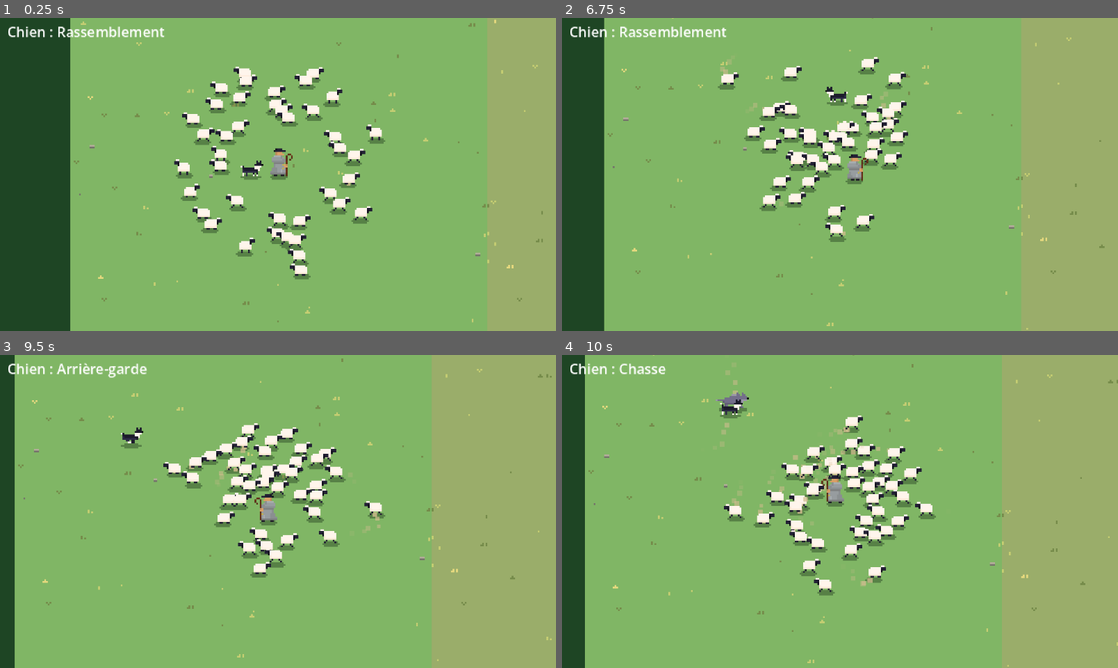
Above: before the commit, frames 1-4 (two rows, left to right).
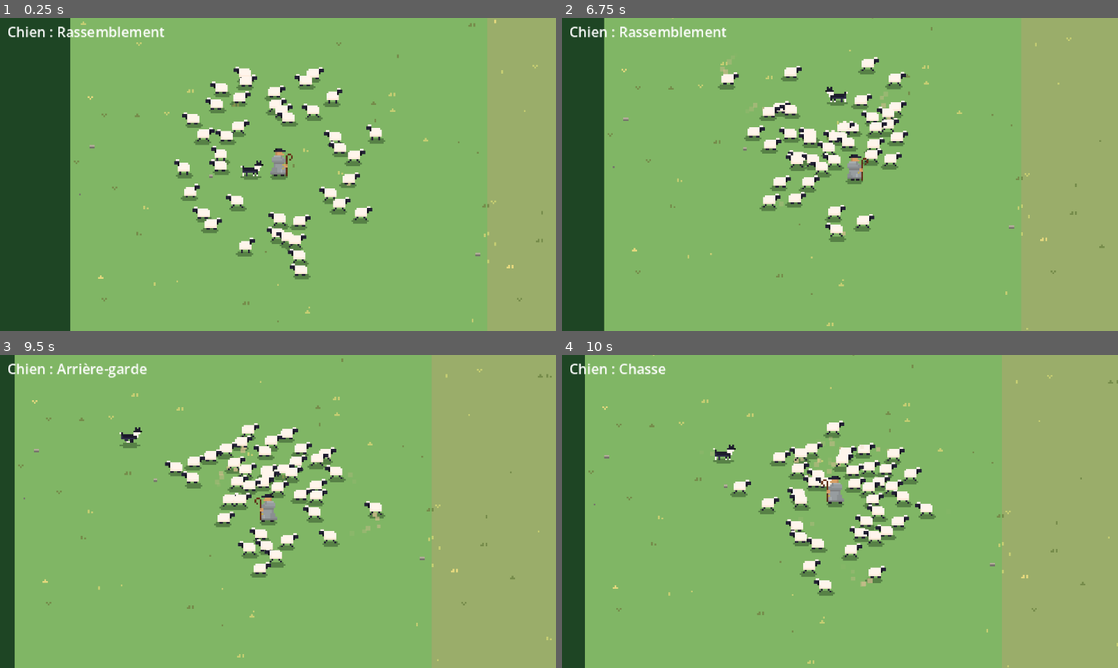
Above: after the commit, the same moments.

Repository: jaimegomesparente/wooly-caravan
Game: Godot game, scene res://scenes/main/main.tscn
Two runs of this game, one before a commit and one after it. Both use one fixed random seed, a clock stepped at 60 frames per second and the inputs below.
Inputs (mouse positions are in pixels of both pictures, inside the frame that each line leads up to):
- Up to frame 1 (0.25 s): no input
- Up to frame 2 (6.75 s): move the mouse to (962, 158) at 0.52 s; hold Right (move_right) 0.53-1.28 s; tap Space (dog_mode) at 0.6, 2.85, 5.1 s; move the mouse to (728, 190) at 1.27 s; hold Down (move_down) 1.28-2.03 s; tap Mouse wheel up (zoom_in) at 1.35, 5.85 s; move the mouse to (895, 105) at 2.02 s; hold Right (move_right) 2.03-2.78 s; hold Mouse wheel down (zoom_out) 2.03-2.78 s; move the mouse to (812, 237) at 2.77 s; hold Up (move_up) 2.78-3.53 s; move the mouse to (1006, 221) at 3.52 s; hold Mouse wheel up (zoom_in) 3.53-4.28 s; hold Left (move_left) 3.53-5.03 s; move the mouse to (673, 127) at 4.27 s; tap Mouse wheel down (zoom_out) at 4.35 s; move the mouse to (867, 174) at 5.02 s; hold Down (move_down) 5.03-5.78 s; move the mouse to (756, 96) at 5.77 s; hold Right (move_right) 5.78-6.53 s; move the mouse to (962, 158) at 6.52 s; hold Up (move_up) from 6.53 s (still down); hold Mouse wheel down (zoom_out) from 6.53 s (still down)
- Up to frame 3 (9.5 s): move the mouse to (166, 527) at 7.27 s; release Up (move_up) at 7.28 s; release Mouse wheel down (zoom_out) at 7.28 s; hold Right (move_right) 7.28-8.03 s; tap Space (dog_mode) at 7.35 s; move the mouse to (333, 442) at 8.02 s; hold Down (move_down) 8.03-8.78 s; hold Mouse wheel up (zoom_in) 8.03-8.78 s; move the mouse to (250, 574) at 8.77 s; hold Left (move_left) from 8.78 s (still down); tap Mouse wheel down (zoom_out) at 8.85 s
- Up to frame 4 (10 s): move the mouse to (1006, 558) at 9.52 s; release Left (move_left) at 9.53 s; hold Up (move_up) from 9.53 s (still down); tap Space (dog_mode) at 9.6 s

Frames 1-2 are identical in both runs. In frame 3, 0.2% of the frame differs, in the area x 21-46%, y 23-40%; in frame 4, 3.7%, in the area x 4-100%, y 2-100%.

Commit message:
feat(wolf): attack director sends wolf packs along the trip

Diff:
--- a/entities/wolf/wolf.gd
+++ b/entities/wolf/wolf.gd
@@ -1,14 +1,17 @@
 class_name Wolf
 extends CharacterBody2D
-## Comes out of the forest edge beside the most isolated sheep and howls there with a blinking "!"
-## (at the screen edge while the wolf is off screen), charges until it catches a sheep, then backs
-## away to the nearest edge, dragging it. The shepherd frees it by reaching the wolf first; once the
-## sheep crosses the edge, it is lost. A bark from the dog makes it drop the sheep or give up.
+## Sent by the AttackDirector for one attack: comes out of a forest edge beside the most isolated
+## sheep on its side of the flock and howls there with a blinking "!" (at the screen edge while the
+## wolf is off screen), charges until it catches a sheep, then backs away to the nearest edge,
+## dragging it. The shepherd frees it by reaching the wolf first; once the sheep crosses the edge,
+## it is lost. A bark from the dog makes it drop the sheep or give up. Gone once out of sight.
 
 signal sheep_captured(sheep: Sheep)
 signal sheep_lost(sheep: Sheep)
 
-enum State { HIDDEN, PROWL, TELEGRAPH, CHARGE, CARRY, LEAVE }
+enum State { WAITING, PROWL, TELEGRAPH, CHARGE, CARRY, LEAVE }
+## Which forest edge it comes out of: the one nearest its target, or a given one.
+enum Edge { NEAREST, TOP, BOTTOM }
 
 ## Spawns and despawns this far (px) outside the visible screen.
 const OFFSCREEN_MARGIN := 24.0
@@ -24,7 +27,9 @@
 
 @export var data: EnemyData
 
-var _state: State = State.HIDDEN
+var _state: State = State.WAITING
+## Its forest edge, and its half of the flock (top or bottom) when picking a target.
+var _edge: Edge = Edge.NEAREST
 var _timer: float = 0.0
 var _heading: float = 0.0
 var _leave_speed: float = 0.0
@@ -37,8 +42,20 @@
 @onready var _prey_point: Marker2D = $PreyPoint
 
 
-func _ready() -> void:
-	_hide(data.first_attack_delay)
+## Starts the attack from `edge`; returns the edge taken (never NEAREST). With no sheep left, the
+## wolf is freed at once.
+func attack(edge: Edge = Edge.NEAREST) -> Edge:
+	_edge = edge
+	_target = _most_isolated_sheep()
+	if _target == null:
+		queue_free()
+		return Edge.TOP
+	if _edge == Edge.NEAREST:
+		var band := _band()
+		var y := _target.global_position.y
+		_edge = Edge.TOP if y - band.position.y < band.end.y - y else Edge.BOTTOM
+	_appear()
+	return _edge
 
 
 ## True while charging or dragging a sheep: nearby sheep panic.
@@ -67,9 +84,8 @@
 		_prey = null
 	_timer -= delta
 	match _state:
-		State.HIDDEN:
-			if _timer <= 0.0:
-				_appear()
+		State.WAITING:
+			return
 		State.PROWL:
 			_prowl(delta)
 		State.TELEGRAPH:
@@ -88,7 +104,7 @@
 			_drag_prey()
 			var out_of_band := not _band().has_point(global_position)
 			if out_of_band and not _view_rect().grow(OFFSCREEN_MARGIN).has_point(global_position):
-				_hide(data.attack_interval)
+				_vanish()
 	move_and_slide()
 	_update_facing()
 	_update_animation()
@@ -109,18 +125,13 @@
 
 
 func _appear() -> void:
-	_target = _most_isolated_sheep()
-	if _target == null:
-		_timer = data.attack_interval
-		return
 	var view := _view_rect()
 	var trail := _trail()
 	if trail:
-		# Come out of the forest edge nearest the target, beside it and out of sight.
+		# Come out of its forest edge, beside the target and out of sight.
 		var band := trail.bounds()
 		var x := clampf(_target.global_position.x + randf_range(-40.0, 40.0), band.position.x, band.end.x)
-		var from_top := _target.global_position.y - band.position.y < band.end.y - _target.global_position.y
-		var y := minf(band.position.y, view.position.y) - OFFSCREEN_MARGIN if from_top \
+		var y := minf(band.position.y, view.position.y) - OFFSCREEN_MARGIN if _edge == Edge.TOP \
 				else maxf(band.end.y, view.end.y) + OFFSCREEN_MARGIN
 		global_position = Vector2(x, y)
 	else:
@@ -225,15 +236,11 @@
 	_state = State.LEAVE
 
 
-func _hide(delay: float) -> void:
+## Out of sight after the attack: gone, with the lost sheep it may still drag.
+func _vanish() -> void:
 	if _prey:
 		_prey.queue_free()
-		_prey = null
-	_state = State.HIDDEN
-	_timer = delay
-	_target = null
-	velocity = Vector2.ZERO
-	visible = false
+	queue_free()
 
 
 ## Turn toward `direction` at a limited rate and move at `speed`.
@@ -267,16 +274,25 @@
 		_sprite.play(animation)
 
 
-## The sheep farthest from the flock center (stragglers first).
+## The sheep farthest from the flock center (stragglers first), in the wolf's half of the flock
+## (any sheep when that half is empty or the side is not chosen yet).
 func _most_isolated_sheep() -> Sheep:
 	var center := _flock_center()
 	var best: Sheep = null
 	var farthest := -1.0
 	for sheep: Sheep in get_tree().get_nodes_in_group("sheep"):
+		var above := sheep.global_position.y <= center.y
+		if (_edge == Edge.TOP and not above) or (_edge == Edge.BOTTOM and above):
+			continue
 		var distance := sheep.global_position.distance_to(center)
 		if distance > farthest:
 			farthest = distance
 			best = sheep
+	if best == null and _edge != Edge.NEAREST:
+		var edge := _edge
+		_edge = Edge.NEAREST
+		best = _most_isolated_sheep()
+		_edge = edge
 	return best
 
 
--- a/resources/enemy_data.gd
+++ b/resources/enemy_data.gd
@@ -1,10 +1,5 @@
 class_name EnemyData
 extends Resource
-
-@export_group("Timing")
-## Seconds before the first attack, then between the end of an attack and the next one.
-@export var first_attack_delay: float = 6.0
-@export var attack_interval: float = 12.0
 
 @export_group("Approach")
 ## Walking speed (px/s) while coming in from off-screen, and when leaving empty-handed.
--- /dev/null
+++ b/scenes/main/attack_director.gd
@@ -0,0 +1,46 @@
+class_name AttackDirector
+extends Node
+## Sends the wolf packs of the trip. The attack points are spread evenly between the start and the
+## end pastures; each time the shepherd passes the next one, and no wolf is left from the previous
+## attack, that pack comes out, its wolves alternating between the top and bottom forest edges.
+
+signal sheep_lost(sheep: Sheep)
+
+@export var wolf_scene: PackedScene
+## Number of wolves of each attack, in order (one attack per entry).
+@export var packs: Array[int] = [1, 2, 2]
+## Delay (s) between two wolves of a pack coming out, so each howl can be read.
+@export var pack_stagger: float = 1.5
+
+var _next_attack: int = 0
+## True while a pack is still coming out.
+var _sending: bool = false
+
+
+func _physics_process(_delta: float) -> void:
+	if _sending or _next_attack >= packs.size() or get_tree().get_node_count_in_group("enemy") > 0:
+		return
+	var shepherd := get_tree().get_first_node_in_group("shepherd") as Node2D
+	var trail := get_tree().get_first_node_in_group("trail") as Ground
+	if shepherd == null or trail == null:
+		return
+	var between := trail.length - 2.0 * trail.patch_width
+	var point := trail.patch_width + between * (_next_attack + 1) / (packs.size() + 1)
+	if shepherd.global_position.x >= point:
+		_send_pack(packs[_next_attack])
+		_next_attack += 1
+
+
+func _send_pack(size: int) -> void:
+	_sending = true
+	var edge := Wolf.Edge.NEAREST
+	for i in size:
+		if i > 0:
+			await get_tree().create_timer(pack_stagger, false, true).timeout
+		var wolf := wolf_scene.instantiate() as Wolf
+		wolf.sheep_lost.connect(sheep_lost.emit)
+		# Beside Main's other children, so it is y-sorted with the sheep.
+		add_sibling(wolf)
+		var taken := wolf.attack(edge)
+		edge = Wolf.Edge.BOTTOM if taken == Wolf.Edge.TOP else Wolf.Edge.TOP
+	_sending = false
--- a/scenes/main/main.gd
+++ b/scenes/main/main.gd
@@ -3,13 +3,13 @@
 @export var sheep_scene: PackedScene
 @export var sheep_count: int = 10
 @export var spawn_radius: float = 60.0
-@export var wolf_scene: PackedScene
 @export var dog_scene: PackedScene
 
 @onready var _shepherd: Shepherd = $Shepherd
 @onready var _ground: Ground = $Ground
 @onready var _camera: Camera2D = $FlockCamera
 @onready var _trip: Trip = $Trip
+@onready var _attacks: AttackDirector = $AttackDirector
 @onready var _end_screen: CanvasLayer = $EndScreen
 @onready var _dog_mode: DogModeLabel = $Hud/DogMode
 
@@ -33,10 +33,7 @@
 		_shepherd.dog_mode_called.connect(dog.next_mode)
 		dog.mode_changed.connect(_dog_mode.show_mode)
 		add_child(dog)
-	if wolf_scene:
-		var wolf := wolf_scene.instantiate() as Wolf
-		wolf.sheep_lost.connect(_trip.on_sheep_lost)
-		add_child(wolf)
+	_attacks.sheep_lost.connect(_trip.on_sheep_lost)
 
 	_trip.finished.connect(_end_screen.show_result)
 	_trip.begin(sheep_count)
--- a/scenes/main/main.tscn
+++ b/scenes/main/main.tscn
@@ -12,13 +12,13 @@
 [ext_resource type="PackedScene" path="res://ui/end_screen.tscn" id="10_end"]
 [ext_resource type="PackedScene" uid="uid://c67pgonbomrfh" path="res://entities/dog/dog.tscn" id="11_dog"]
 [ext_resource type="Script" path="res://ui/dog_mode_label.gd" id="12_dog_mode"]
+[ext_resource type="Script" path="res://scenes/main/attack_director.gd" id="13_attacks"]
 
 [node name="Main" type="Node2D" unique_id=536968002]
 y_sort_enabled = true
 script = ExtResource("1_script")
 sheep_scene = ExtResource("3_sheep")
 sheep_count = 40
-wolf_scene = ExtResource("8_wolf")
 dog_scene = ExtResource("11_dog")
 
 [node name="Ground" type="Node2D" parent="." unique_id=1590427545]
@@ -39,6 +39,10 @@
 [node name="Trip" type="Node" parent="." unique_id=1414957768]
 script = ExtResource("9_trip")
 
+[node name="AttackDirector" type="Node" parent="."]
+script = ExtResource("13_attacks")
+wolf_scene = ExtResource("8_wolf")
+
 [node name="Hud" type="CanvasLayer" parent="."]
 
 [node name="DogMode" type="Label" parent="Hud"]
Not shown, added: scenes/main/attack_director.gd.uid
Not shown, changed: CLAUDE.md
